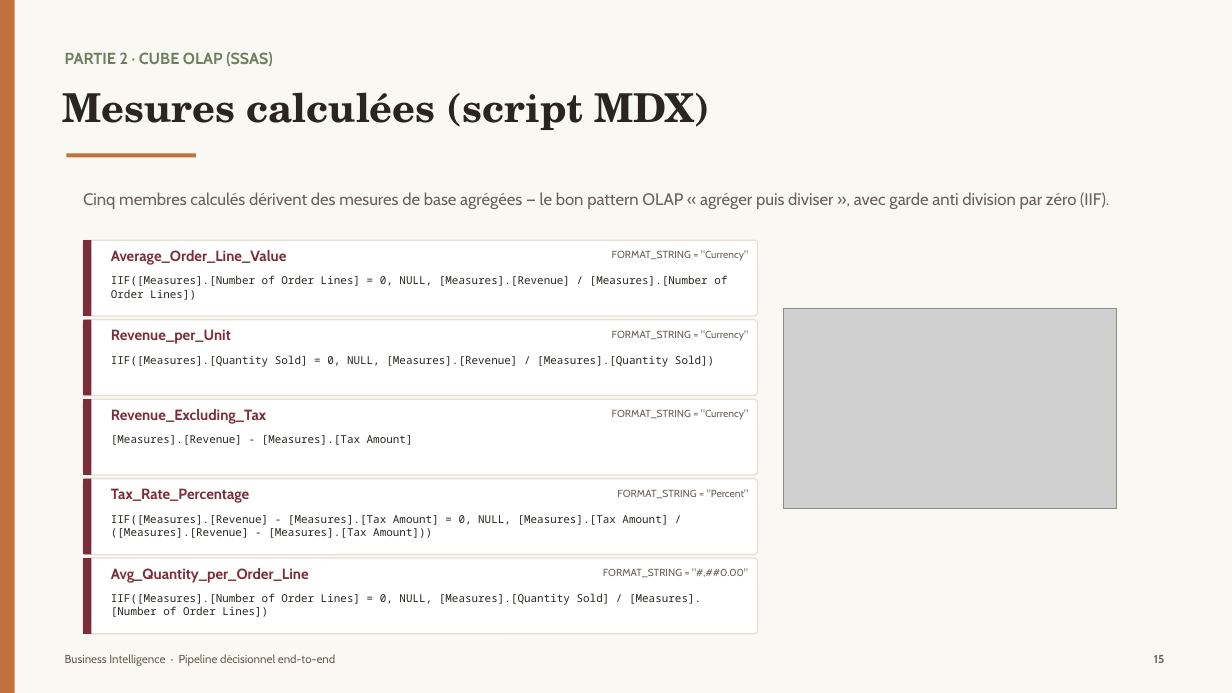
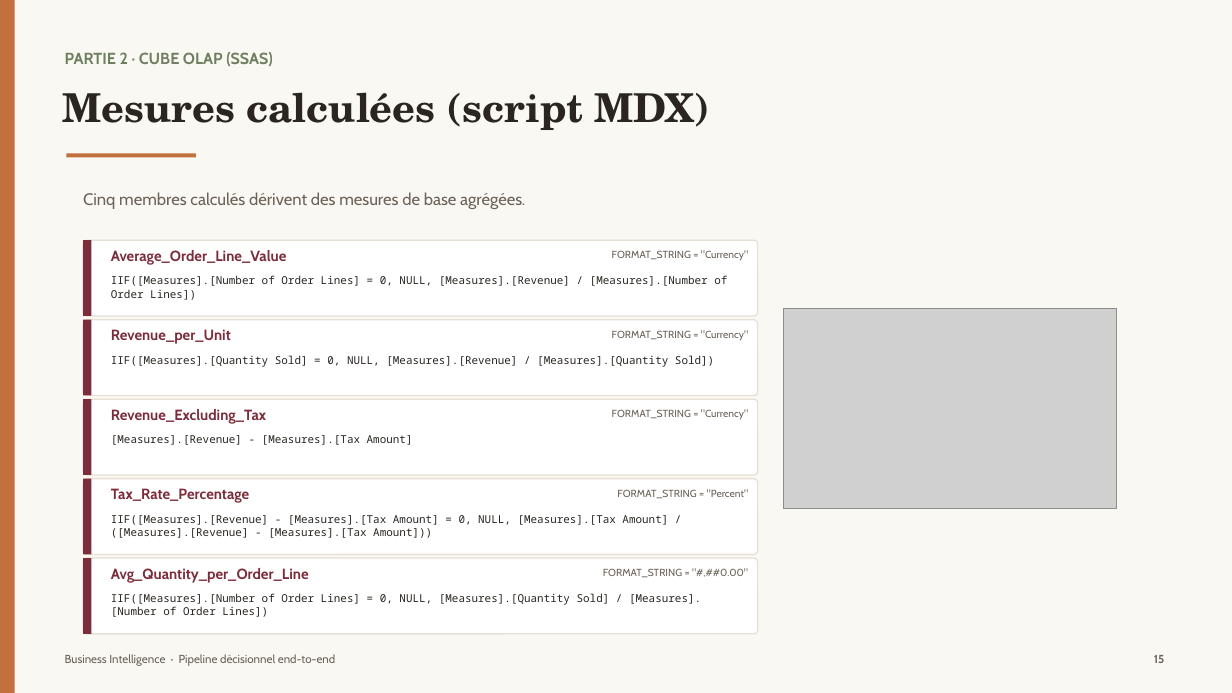
Before and after one commit to omar692002/bi-exam-webapp, a slide deck: slide 16 of presentation/BI_Presentation.pptx (slide 15 before the commit). Drawn at 1232x693 pixels with LibreOffice and Linux fonts; fonts in the diff are those of the drawing; grey boxes stand for pictures. Boxes give left, top, right and bottom in pixels: in the first picture for what was removed or moved away, otherwise in the second. Text is boxed around its words. In the diff, an @@ line names an element or a change of style, - is before the commit and + after.

```diff
--- a/presentation/BI_Presentation.pptx
+++ b/presentation/BI_Presentation.pptx
@@ text at (x1=83, y1=192, x2=525, y2=209): text changed @@
-Cinq membres calculés dérivent des mesures de base agrégées — le bon pattern OLAP « agréger puis diviser », avec garde anti division par zéro (IIF).
+Cinq membres calculés dérivent des mesures de base agrégées.
```
Also in this commit, not shown: 6 other slides changed, 1 slide removed, 4 other files.
